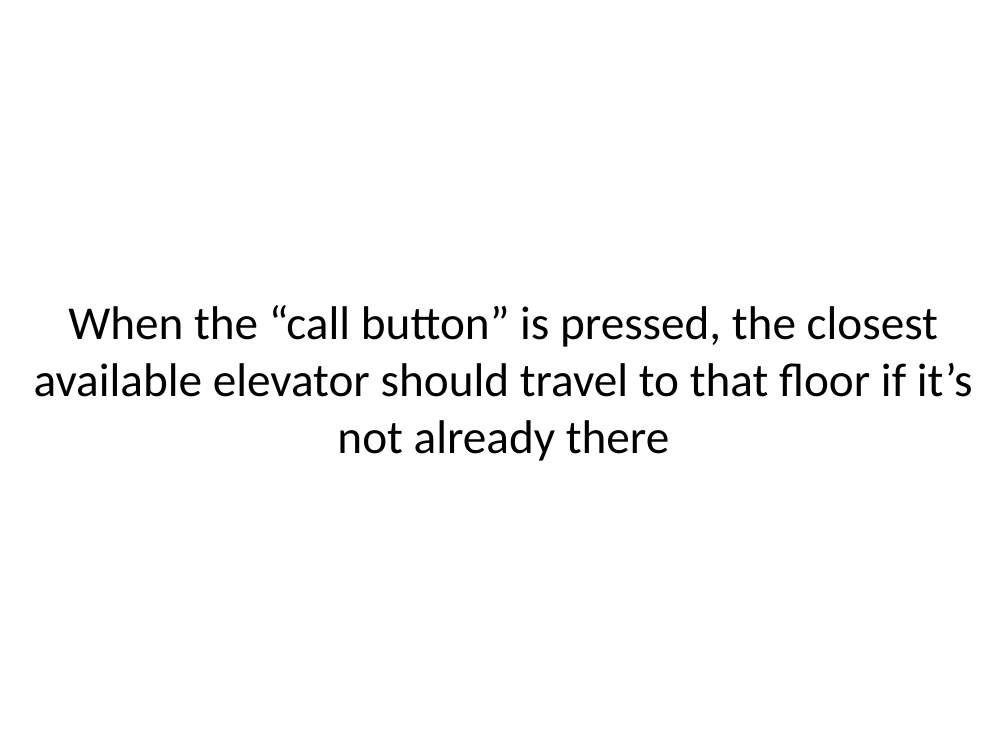
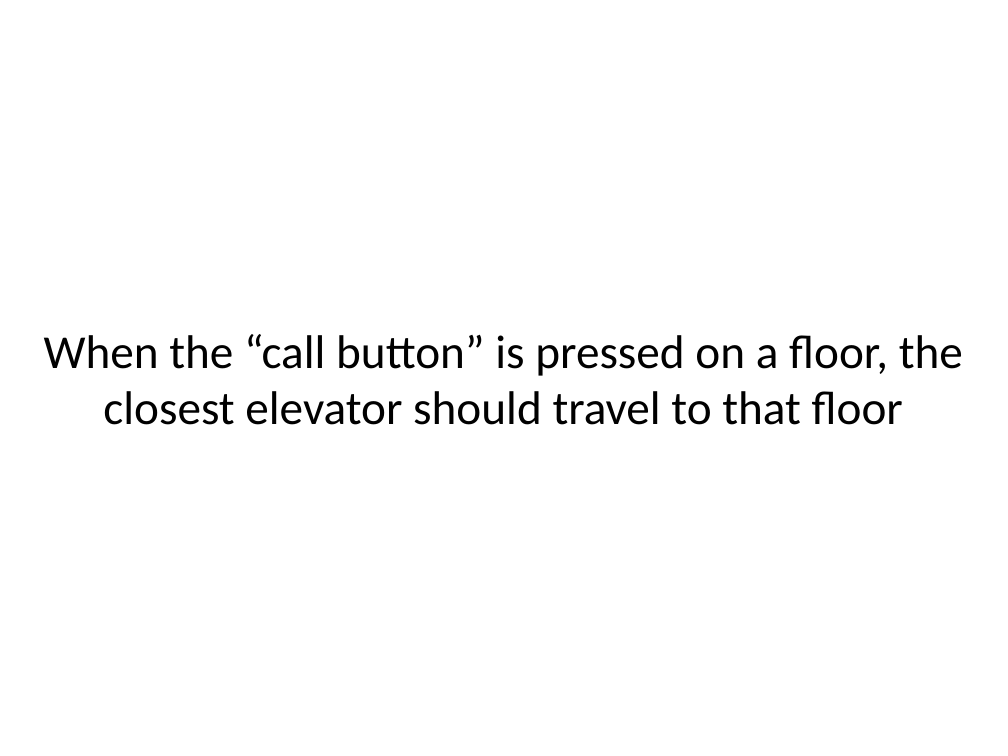
Before and after one commit to sl4mmy/presentations, a slide deck: slide 70 of tao-of-test-driven-development/tao-of-test-driven-development.ppt (slide 61 before the commit). Drawn at 1008x756 pixels with LibreOffice and Linux fonts; fonts in the diff are those of the drawing. Boxes give left, top, right and bottom in pixels: in the first picture for what was removed or moved away, otherwise in the second. Text is boxed around its words. In the diff, an @@ line names an element or a change of style, - is before the commit and + after.

```diff
--- a/tao-of-test-driven-development/tao-of-test-driven-development.ppt
+++ b/tao-of-test-driven-development/tao-of-test-driven-development.ppt
@@ text at (44, 334, 963, 425): text changed @@
-When the “call button” is pressed, the closest available elevator should travel to that floor if it’s not already there
+When the “call button” is pressed on a floor, the closest elevator should travel to that floor
```
Also in this commit, not shown: 7 other slides changed, 9 slides added, 4 other files.
